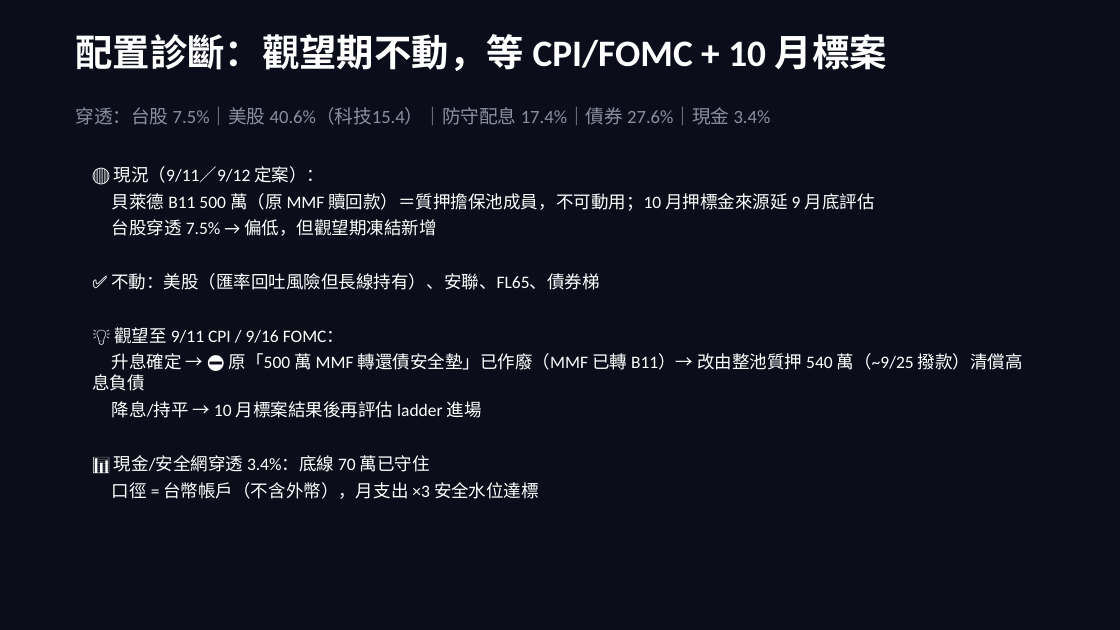
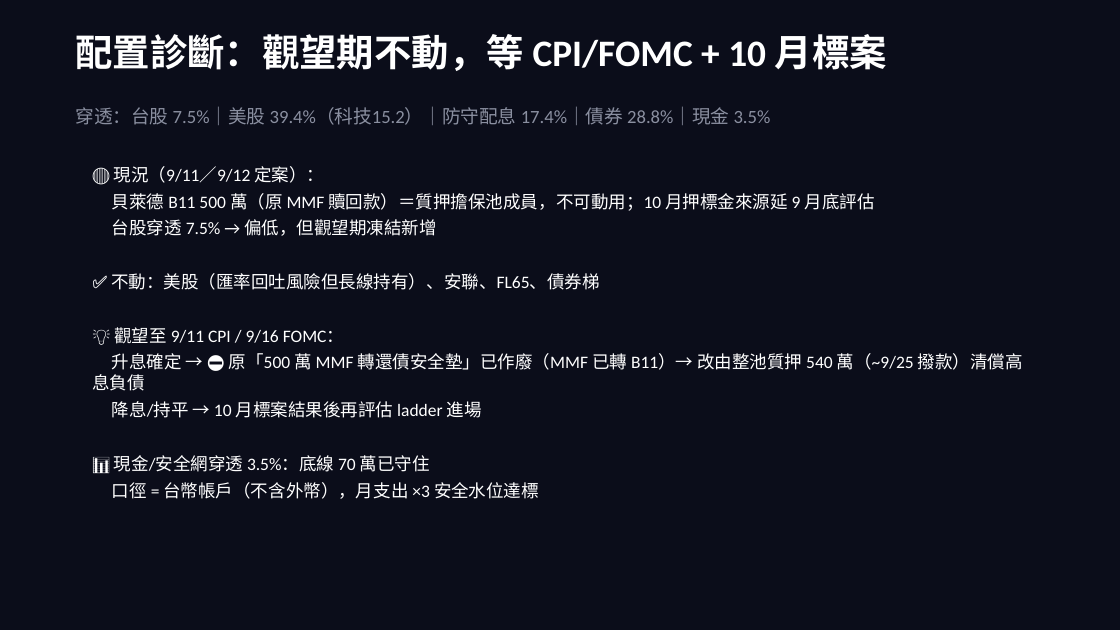
Before and after one commit to b0988321088/longjiu-dashboard-2, a slide deck: slide 7 of grand_pivot_deck.pptx. Drawn at 1120x630 pixels with LibreOffice and Linux fonts; fonts in the diff are those of the drawing. Boxes give left, top, right and bottom in pixels: in the first picture for what was removed or moved away, otherwise in the second. Text is boxed around its words. In the diff, an @@ line names an element or a change of style, - is before the commit and + after.

```diff
--- a/grand_pivot_deck.pptx
+++ b/grand_pivot_deck.pptx
@@ text at [75,107,771,125]: text changed @@
-穿透：台股 7.5%｜美股 40.6%（科技15.4）｜防守配息 17.4%｜債券 27.6%｜現金 3.4%
+穿透：台股 7.5%｜美股 39.4%（科技15.2）｜防守配息 17.4%｜債券 28.8%｜現金 3.5%
@@ text at [114,455,430,472]: text changed @@
-📊 現金/安全網穿透 3.4%：底線 70 萬已守住
+📊 現金/安全網穿透 3.5%：底線 70 萬已守住
```
Also in this commit, not shown: 9 other slides changed, 1 other file.
